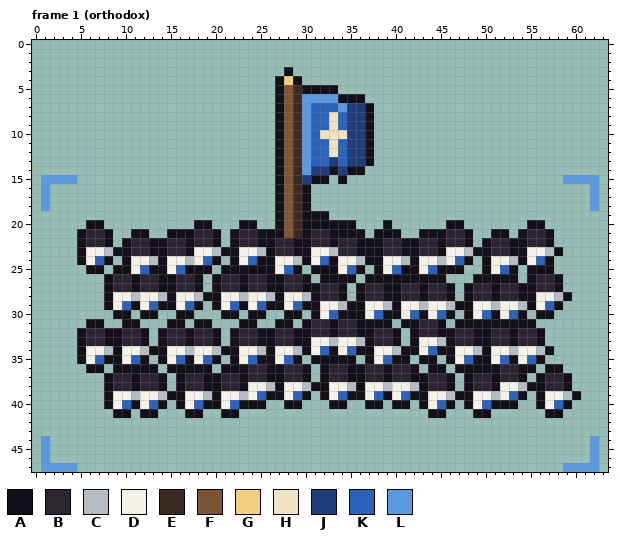
Pixel-art file -- art/markers/army_marker.aseprite. The picture above was drawn from the file before the commit.
64x48 pixels, 3 frames. Colours within 5 levels of each other are drawn and written as one. Shown: frame 1 (orthodox). The commit also changed other frames, which this record leaves out.
Palette (. is transparent): A #14101a  B #2a2433  C #b4bcc4  D #f4f1e6  E #3b2a22  F #7d5535  G #f0d080  H #efe3c2  J #1f3d7a  K #2b62bc  L #5b9ae0
New version:
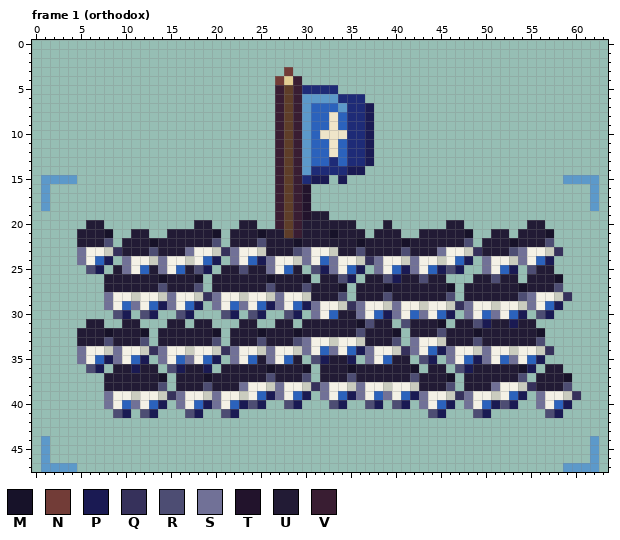
Colours new in this view: M #171229  N #723c37  P #1a1a53  Q #36315b  R #4d4d73  S #717197  T #22132c  U #221b35  V #391d32
Change:
colour C: #b4bcc4 -> #caccbf
colour F: #7d5535 -> #5e3d29
colour G: #f0d080 -> #e3ce93
colour H: #efe3c2 -> #efe5c9
colour J: #1f3d7a -> #1e2b77
colour L: #5b9ae0 -> #5c99ca
Changed rows in their new state; - is a pixel that keeps its letter.
Frame 1 (orthodox):
first column x 5:
 3 -----------------------N--------------------------------
 4 ----------------------N-V-------------------------------
 5 ----------------------V-VJJJJ---------------------------
 6 ----------------------V-V----JJJ------------------------
 7 ----------------------V-V-------P-----------------------
 8 ----------------------V-V-------P-----------------------
 9 ----------------------V-V-------P-----------------------
10 ----------------------V-V-------P-----------------------
11 ----------------------V-V-------P-----------------------
12 ----------------------V-V-------P-----------------------
13 ----------------------V-V-------P-----------------------
14 ----------------------V-V---J-PP------------------------
15 ----------------------V-V-PP-P--------------------------
16 ----------------------V-VT------------------------------
17 ----------------------V-VT------------------------------
18 ----------------------V-VT------------------------------
19 ----------------------V-VTUU----------------------------
20 -UU----------UU---UU--V-VUUUUUU---U------UU-------UU----
21 UUUM--UU--UUUUUM-UUUMUU-VUUUMUUU-UUU--UUUUUM--UU-UUUM---
22 UUUR-UUUMUUUUUUR-UUURUUUMUUUUUUMUUUUMUUUUUUR-UUUMUUUR---
23 S---QUUURUUUS---QS---UUURS---UURUUUURUUUS---QUUURS---Q--
24 S--P-S---S-----P-S--PS---S--S---QS---S-----P-S---S--P---
25 -RP-US--US--URP-UURUUS--U-RPS--P-S--PS--PRP--S--P-RUU---
26 ---UUUUUUMUUUM-UUUUUUMUUUM-UURP-UURPUURUU---UURUU-UUUM--
27 ---UUUUUURUUUR-UUUUUURUUURUUUM-UUUMUUUUUUM-UUUUUUMUUUR--
28 ---S------S---QS------S---UUUR-UUURUUUUUUR-UUUUUURS---Q-
29 ---S--S--PS--P-S--S--PS--PS---QS---S------QS------S--P--
30 ----RP-RP--RP---RP-RP--RP-S--UUS--PS--S--P-S--S--P-RP---
31 -UU--UU---UU-UU---UU--UU-UUUUUUMRUU-RUUUM-UURPUUPUU-----
32 UUUMUUUM-UUUUUUM-UUUMUUUMUUUUUURUUUM-UUURUUUMUUUUUUM----
33 UUURUUUR-UUUUUUR-UUURUUURS------UUUR-S---UUURUUUUUUR----
34 S---S---QS------QS---S---S--S--PS---QS--PS---S------Q---
35 S--PS--P-S--S--P-S--US--U-RPUUP-S--UU-RP-S--PS--S--P----
36 -RP-UUPUU-RPUUP-UUUUUMUUUM-UUUMUUUUUUM-UU-RPUUUUUMP-UU--
37 ---UUUUUUM-UUUMUUUUUURUUUR-UUURUUUUUURUUUM-UUUUUUR-UUUM-
38 ---UUUUUUR-UUURUUUS---S---QS---S------UUUR-UUUS---QUUUR-
39 ---S------QS---S-----PS--P-S--PS--S--PS---QS-----P-S---Q
40 ---S--S--P-S--PS--PRP--RP---RP--RP-RP-S--P-S--PRP--S--P-
41 ----RP-RP---RP--RP---------------------RP---RP------RP--
Changed places in both pictures, as pixel boxes (x1, y1, x2, y2):
changed: (41, 67, 599, 472)
